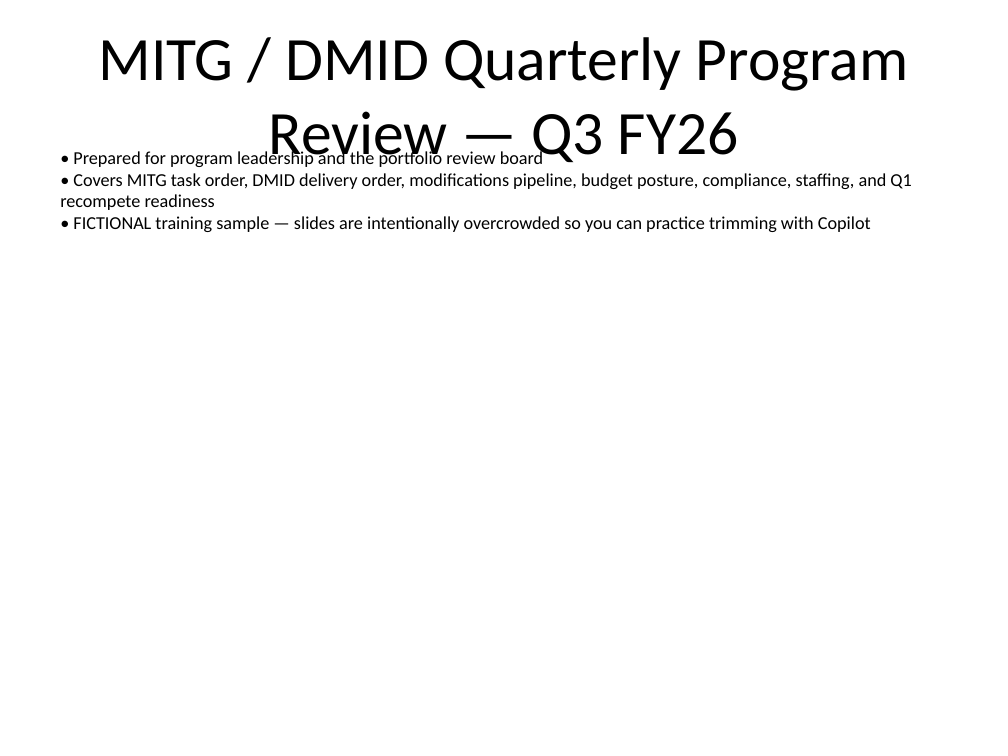
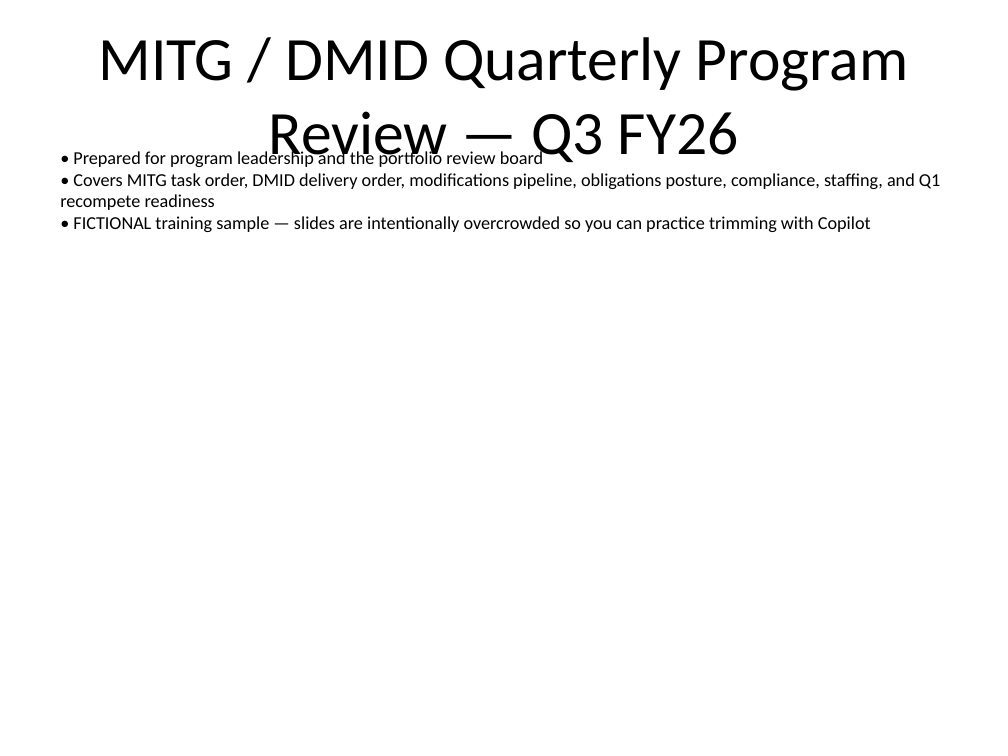
Before and after one commit to opsgility/cciio-phase2, a slide deck: slide 1 of assets/Quarterly_Deck.pptx. Drawn at 1008x756 pixels with LibreOffice and Linux fonts; fonts in the diff are those of the drawing. Boxes give left, top, right and bottom in pixels: in the first picture for what was removed or moved away, otherwise in the second. Text is boxed around its words. In the diff, an @@ line names an element or a change of style, - is before the commit and + after.

```diff
--- a/assets/Quarterly_Deck.pptx
+++ b/assets/Quarterly_Deck.pptx
@@ text at <box>60,173,940,210</box>: text changed @@
-• Covers MITG task order, DMID delivery order, modifications pipeline, budget posture, compliance, staffing, and Q1 recompete readiness
+• Covers MITG task order, DMID delivery order, modifications pipeline, obligations posture, compliance, staffing, and Q1 recompete readiness
```
Also in this commit, not shown: 8 other slides changed, 4 other files.
